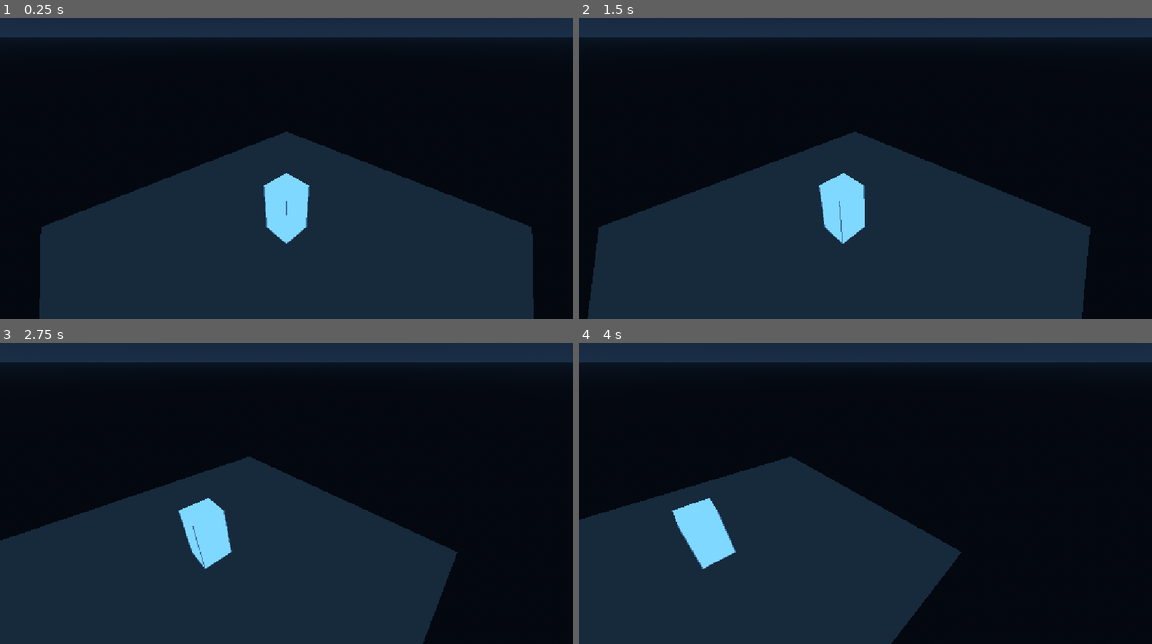
Above: before the commit, frames 1-4 (two rows, left to right).
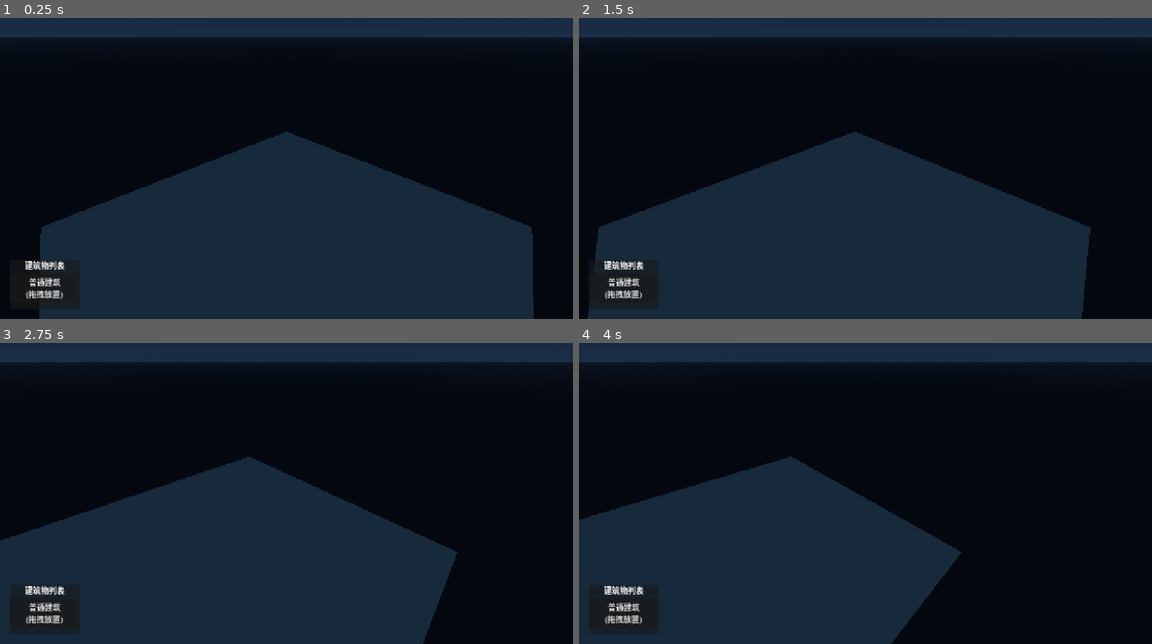
Above: after the commit, the same moments.

Repository: BakaMMGameMaker/sim-city
Game: Godot game, scene res://Scene/world.tscn
Two runs of this game, one before a commit and one after it. Both use one fixed random seed, a clock stepped at 60 frames per second and the inputs below.
Inputs (mouse positions are in pixels of both pictures, inside the frame that each line leads up to):
- Up to frame 1 (0.25 s): no input
- Up to frame 2 (1.5 s): click (624, 288) at 0.5 s, where only the run after the commit has a clickable "普通建筑 (拖拽放置)"; tap Enter at 1.25 s; move the mouse to (991, 141) at 1.27 s; hold D from 1.28 s (still down); click (991, 141) at 1.42 s
- Up to frame 3 (2.75 s): release D at 2 s; drag from (171, 499) to (257, 547) at 2.02 s
- Up to frame 4 (4 s): tap Space at 2.75 s; move the mouse to (922, 412) at 2.77 s; hold D 2.78-3.5 s; drag from (836, 547) to (693, 436) at 3.52 s

The runs differ from the first frame. In frame 1, 2.4% of the frame differs, in the area x 4-54%, y 51-95%; in frame 2, 2.7%; in frame 3, 2.7%; in frame 4, 2.8%, in the area x 1-28%, y 51-95%.

Commit message:
Update world.tscn: add BuildController + simple UI (build list button + confirm/cancel panel). Remove auto-placed Building so player can place via drag.

Diff:
--- a/Scene/world.tscn
+++ b/Scene/world.tscn
@@ -3,6 +3,7 @@
 [ext_resource type="Script" uid="uid://bbhwvfsgkkb1h" path="res://Script/camera_controller.gd" id="1_ejll3"]
 [ext_resource type="PackedScene" uid="uid://docox6jjqodt5" path="res://Scene/building.tscn" id="1_emx41"]
 [ext_resource type="PackedScene" uid="uid://2kkfqhq8mcy4" path="res://Scene/floor.tscn" id="2_dlwip"]
+[ext_resource type="Script" path="res://Script/BuildController.gd" id="3_build"]
 
 [sub_resource type="ProceduralSkyMaterial" id="ProceduralSkyMaterial_ahgxp"]
 sky_top_color = Color(0.09985284, 0.15170373, 0.2716998, 1)
@@ -19,15 +20,67 @@
 background_mode = 2
 sky = SubResource("Sky_igapa")
 
-[node name="World" type="Node3D" unique_id=1739334688]
+[node name="World" type="Node3D"]
 
-[node name="Camera3D" type="Camera3D" parent="." unique_id=158903905]
+[node name="Camera3D" type="Camera3D" parent="."]
 transform = Transform3D(0.70710677, -0.35355338, 0.6123724, 0, 0.8660254, 0.5, -0.70710677, -0.35355338, 0.6123724, 12, 19, 12)
 script = ExtResource("1_ejll3")
 
-[node name="Floor" parent="." unique_id=240869257 instance=ExtResource("2_dlwip")]
+[node name="Floor" parent="." instance=ExtResource("2_dlwip")]
 
-[node name="Building" parent="." unique_id=1548575139 instance=ExtResource("1_emx41")]
+[node name="BuildController" type="Node3D" parent="."]
+script = ExtResource("3_build")
+building_scene = ExtResource("1_emx41")
+camera = NodePath("../Camera3D")
+confirm_panel = NodePath("../UI/ConfirmPanel")
+confirm_button = NodePath("../UI/ConfirmPanel/HBox/ConfirmBtn")
+cancel_button = NodePath("../UI/ConfirmPanel/HBox/CancelBtn")
+build_list_button = NodePath("../UI/BuildList/BuildBtn")
 
-[node name="WorldEnvironment" type="WorldEnvironment" parent="." unique_id=440789585]
+[node name="WorldEnvironment" type="WorldEnvironment" parent="."]
 environment = SubResource("Environment_7f78k")
+
+[node name="UI" type="CanvasLayer" parent="."]
+
+[node name="BuildList" type="PanelContainer" parent="UI"]
+anchors_preset = 2
+anchor_top = 1.0
+anchor_bottom = 1.0
+offset_left = 20.0
+offset_top = -120.0
+offset_right = 160.0
+offset_bottom = -20.0
+grow_vertical = 0
+
+[node name="VBox" type="VBoxContainer" parent="UI/BuildList"]
+layout_mode = 2
+
+[node name="Label" type="Label" parent="UI/BuildList/VBox"]
+layout_mode = 2
+text = "建筑物列表"
+horizontal_alignment = 1
+
+[node name="BuildBtn" type="Button" parent="UI/BuildList/VBox"]
+custom_minimum_size = Vector2(120, 60)
+layout_mode = 2
+text = "普通建筑\n(拖拽放置)"
+
+[node name="ConfirmPanel" type="PanelContainer" parent="UI"]
+visible = false
+offset_right = 140.0
+offset_bottom = 60.0
+
+[node name="HBox" type="HBoxContainer" parent="UI/ConfirmPanel"]
+layout_mode = 2
+theme_override_constants/separation = 12
+alignment = 1
+
+[node name="CancelBtn" type="Button" parent="UI/ConfirmPanel/HBox"]
+custom_minimum_size = Vector2(50, 50)
+layout_mode = 2
+text = "✕"
+
+[node name="ConfirmBtn" type="Button" parent="UI/ConfirmPanel/HBox"]
+custom_minimum_size = Vector2(50, 50)
+layout_mode = 2
+text = "✓"
